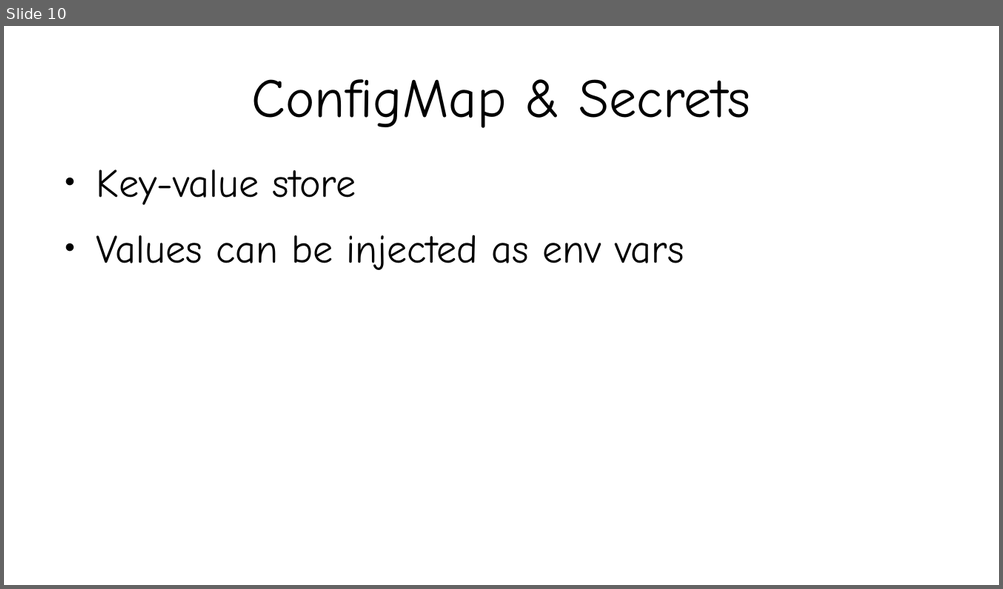
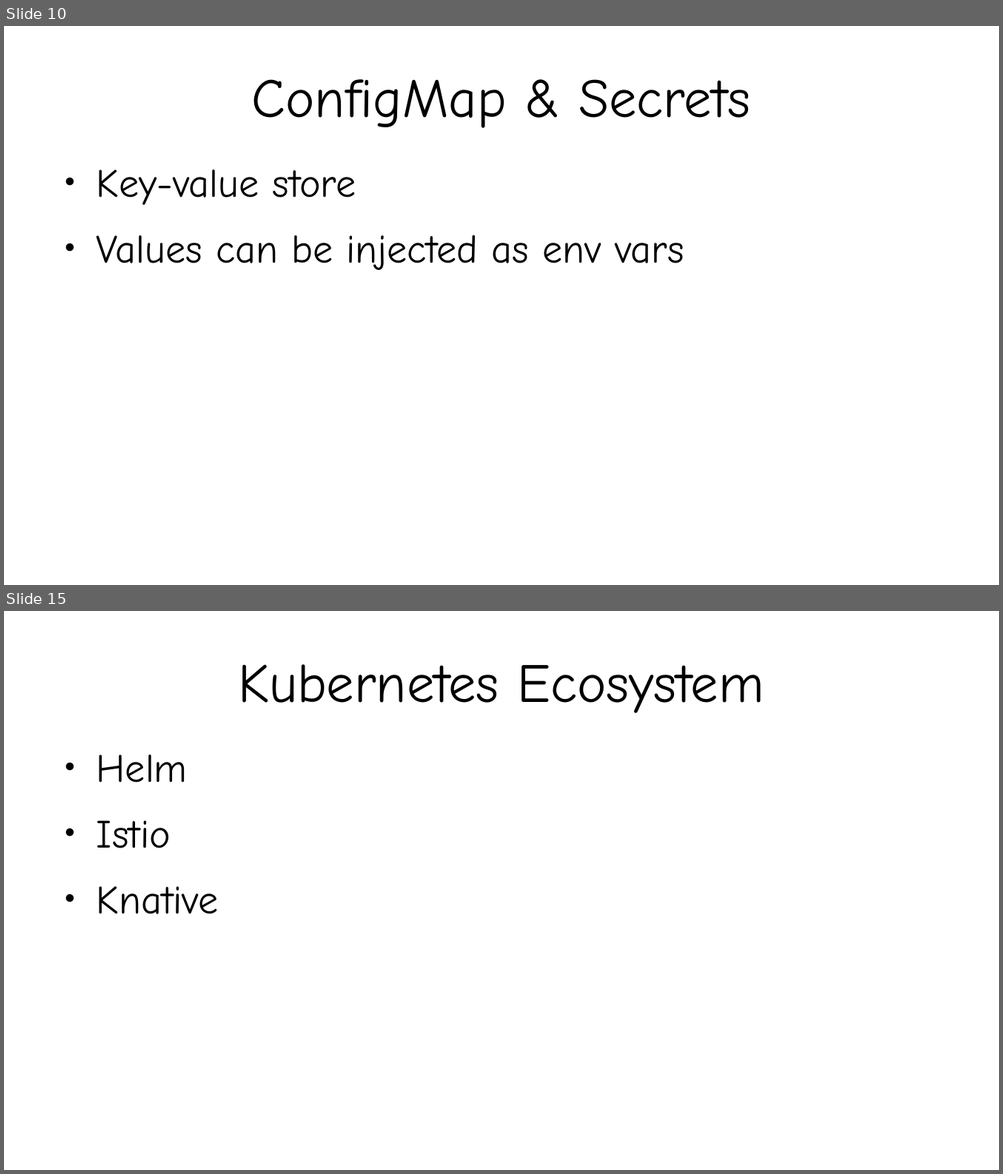
Before and after one commit to kislaykishore/microservices, a slide deck: Kubernetes.odp. Shown one above the other, each under a label of ours: slide 10 before the commit, slides 10 and 15 after it; the slides between them are not shown. The pictures are 1003x589 and 1003x1174 pixels, drawn with LibreOffice and Linux fonts; fonts in the diff are those of the drawing. Boxes give left, top, right and bottom in pixels: in the first picture for what was removed or moved away, otherwise in the second. Text is boxed around its words. In the diff, an @@ line names an element or a change of style, - is before the commit and + after.

Commit message:
Kubernetes demo complete

```diff
--- a/Kubernetes.odp
+++ b/Kubernetes.odp
@@ slide 15 added at box(4, 611, 999, 1170), background #FFFFFF @@
@@ title added at box(238, 664, 764, 713), 44 pt, text #000000 @@
+Kubernetes Ecosystem
@@ text added at box(96, 755, 219, 914), 32 pt, text #000000 @@
+● Helm
+● Istio
+● Knative
```
Also in this commit, not shown: 1 slide changed, 4 other slides added, 5 slides removed.
